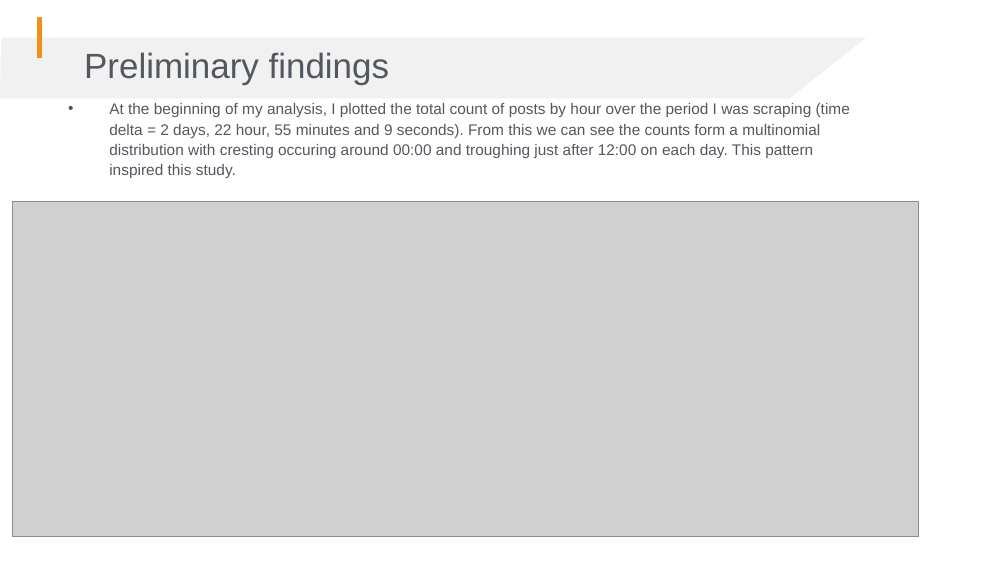
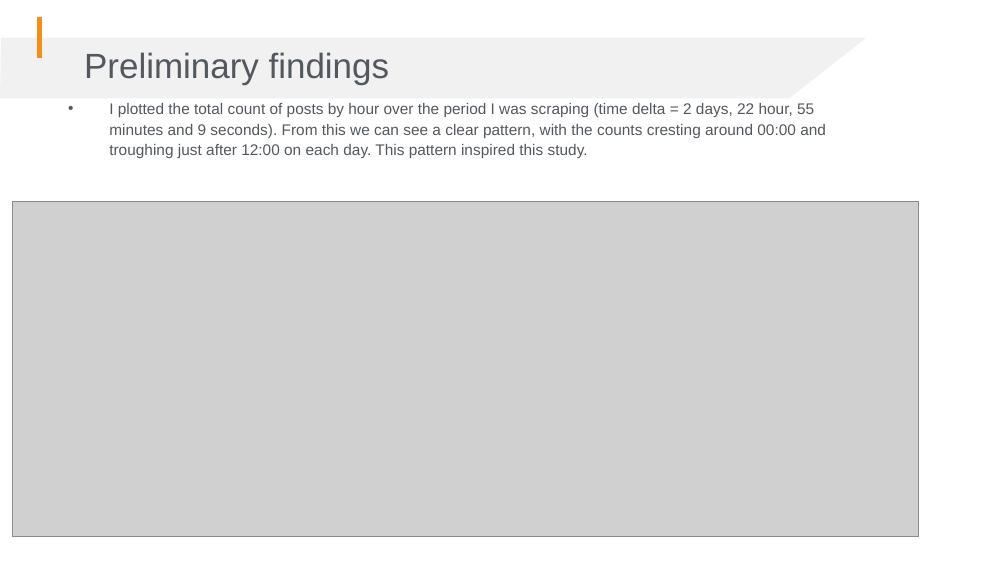
Before and after one commit to Jameshskelton/Simple-Reddit-Scraper, a slide deck: slide 4 of G103-capstone-1-pres-draft-1.pptx. Drawn at 1008x567 pixels with LibreOffice and Linux fonts; fonts in the diff are those of the drawing; grey boxes stand for pictures; background and template pictures are left out. Boxes give left, top, right and bottom in pixels: in the first picture for what was removed or moved away, otherwise in the second. Text is boxed around its words. In the diff, an @@ line names an element or a change of style, - is before the commit and + after.

```diff
--- a/G103-capstone-1-pres-draft-1.pptx
+++ b/G103-capstone-1-pres-draft-1.pptx
@@ text at [109, 103, 826, 158]: text changed @@
-• At the beginning of my analysis, I plotted the total count of posts by hour over the period I was scraping (time delta = 2 days, 22 hour, 55 minutes and 9 seconds). From this we can see the counts form a multinomial distribution with cresting occuring around 00:00 and troughing just after 12:00 on each day. This pattern inspired this study.
+• I plotted the total count of posts by hour over the period I was scraping (time delta = 2 days, 22 hour, 55 minutes and 9 seconds). From this we can see a clear pattern, with the counts cresting around 00:00 and troughing just after 12:00 on each day. This pattern inspired this study.
```
Also in this commit, not shown: 5 other slides changed, 1 slide added, 1 other file.
